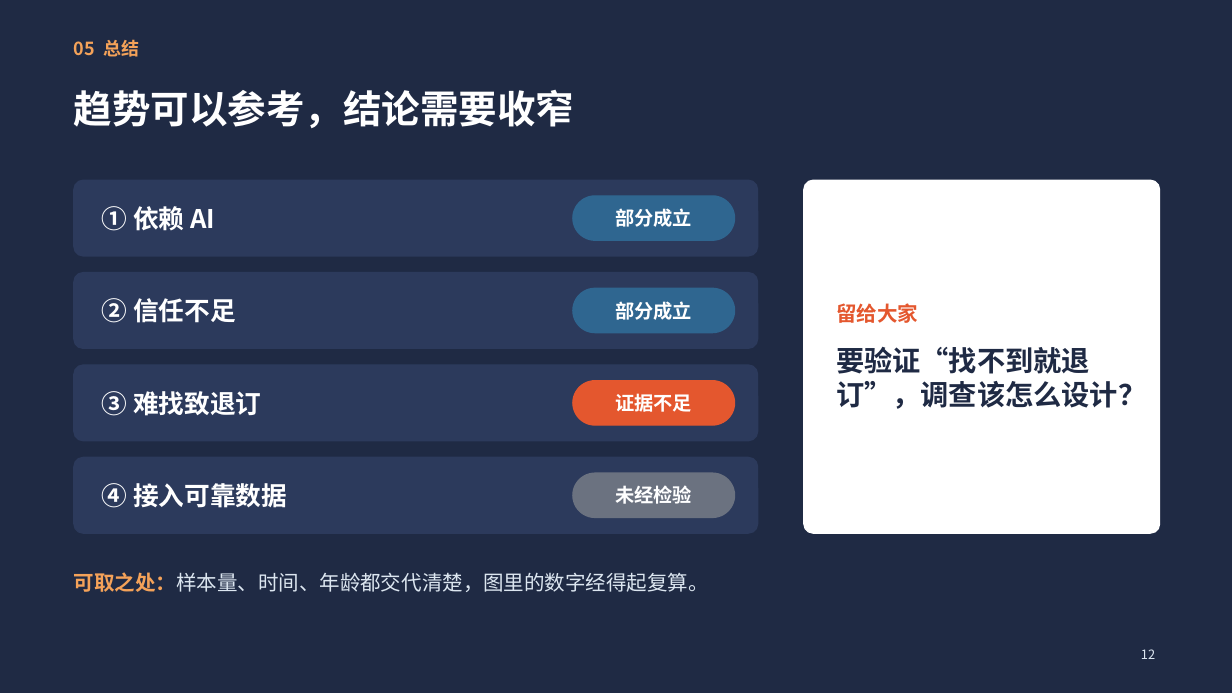
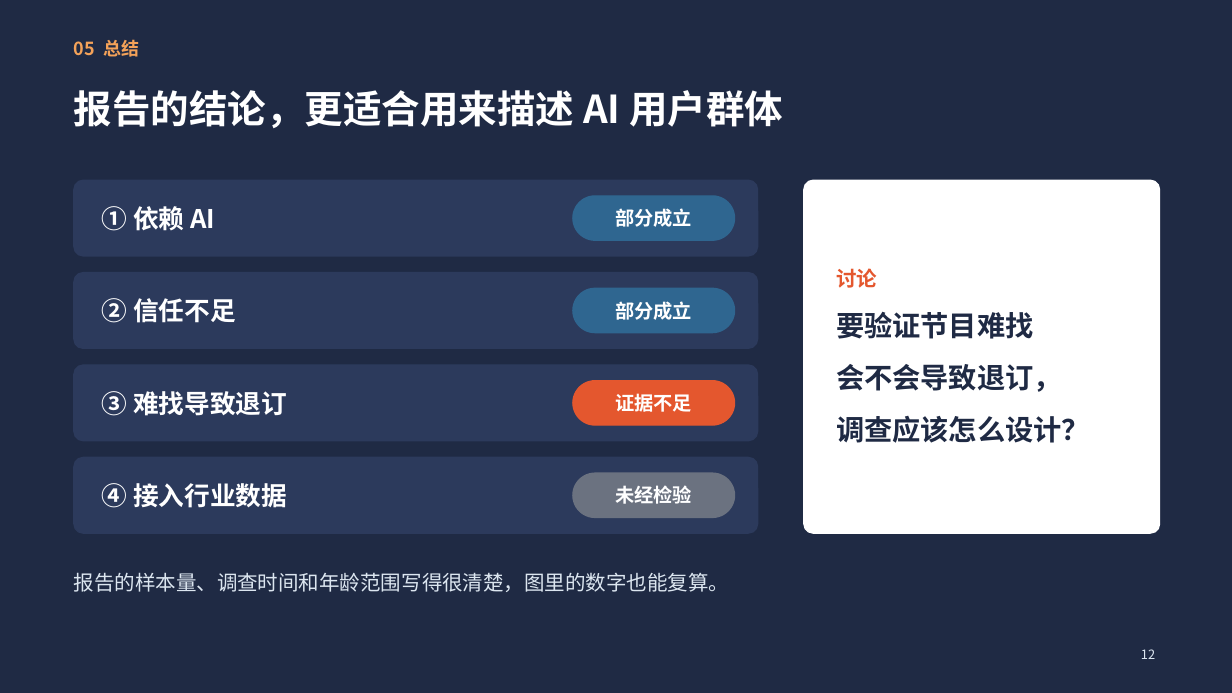
Before and after one commit to jayleo113/ppt, a slide deck: slide 12 of Gracenote报告解读_课堂汇报.pptx. Drawn at 1232x693 pixels with LibreOffice and Linux fonts; fonts in the diff are those of the drawing. Boxes give left, top, right and bottom in pixels: in the first picture for what was removed or moved away, otherwise in the second. Text is boxed around its words. In the diff, an @@ line names an element or a change of style, - is before the commit and + after.

```diff
--- a/Gracenote报告解读_课堂汇报.pptx
+++ b/Gracenote报告解读_课堂汇报.pptx
@@ title at box(74, 90, 783, 128): text changed @@
-趋势可以参考，结论需要收窄
+报告的结论，更适合用来描述 AI 用户群体
@@ text at box(836, 268, 1090, 443): text changed @@
-留给大家
-要验证“找不到就退订”，调查该怎么设计？
+讨论
+要验证节目难找
+会不会导致退订，
+调查应该怎么设计？
@@ text at box(102, 391, 287, 416): text changed @@
-③ 难找致退订
+③ 难找导致退订
@@ text at box(102, 483, 287, 508): text changed @@
-④ 接入可靠数据
+④ 接入行业数据
@@ text at box(74, 572, 729, 592): text changed @@
-可取之处：样本量、时间、年龄都交代清楚，图里的数字经得起复算。
+报告的样本量、调查时间和年龄范围写得很清楚，图里的数字也能复算。
```
Also in this commit, not shown: 13 other slides changed, 4 other files.
